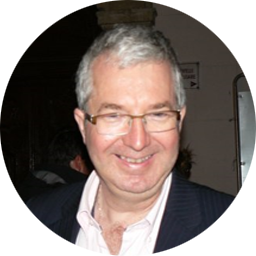
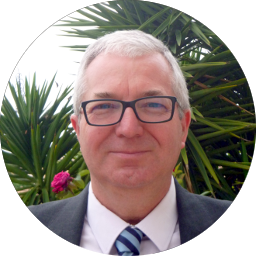
Layers edited between the first and the second w=256, h=256 image:
added layer "Clipboard" above "Layer 2" over <box>0,0,256,256</box>
painted on "Layer 2" over <box>0,0,256,256</box>
